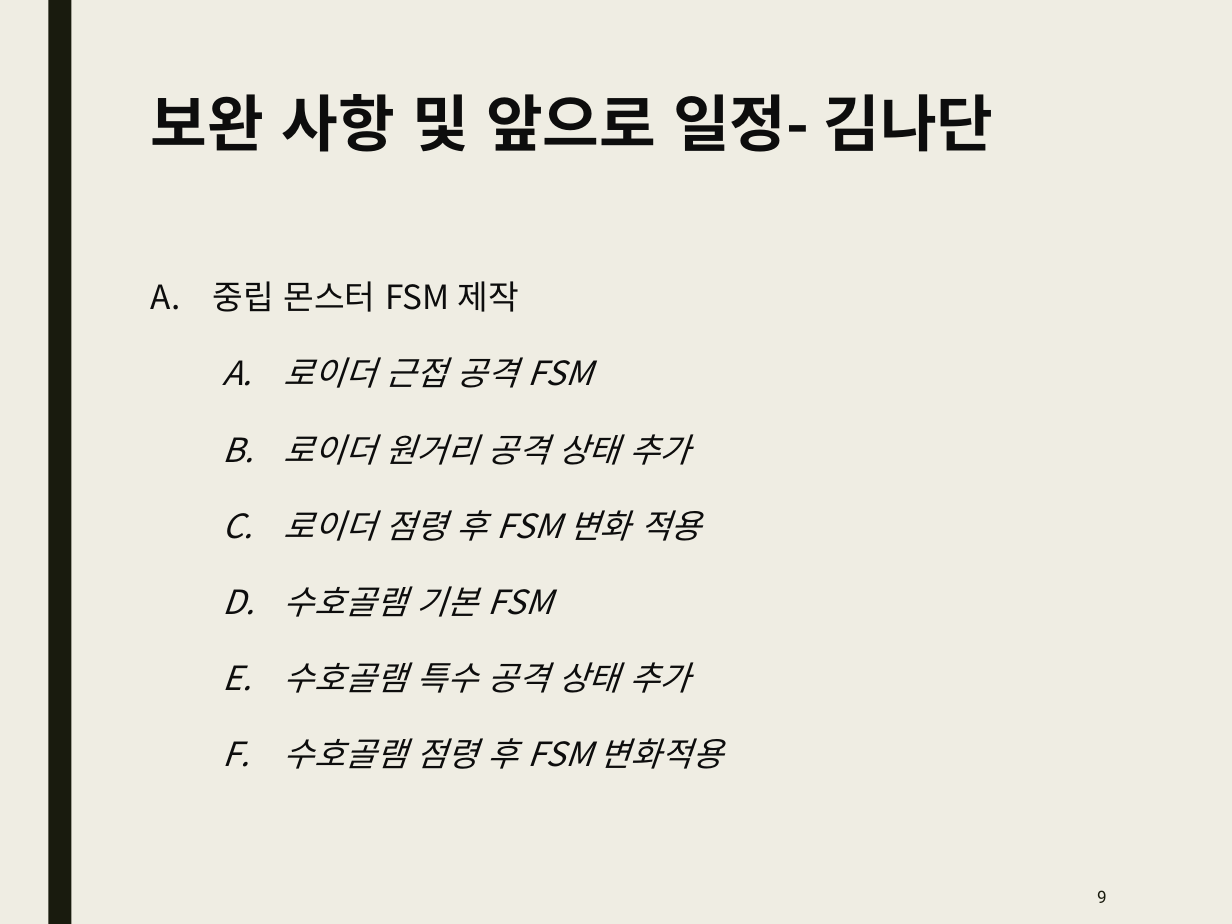
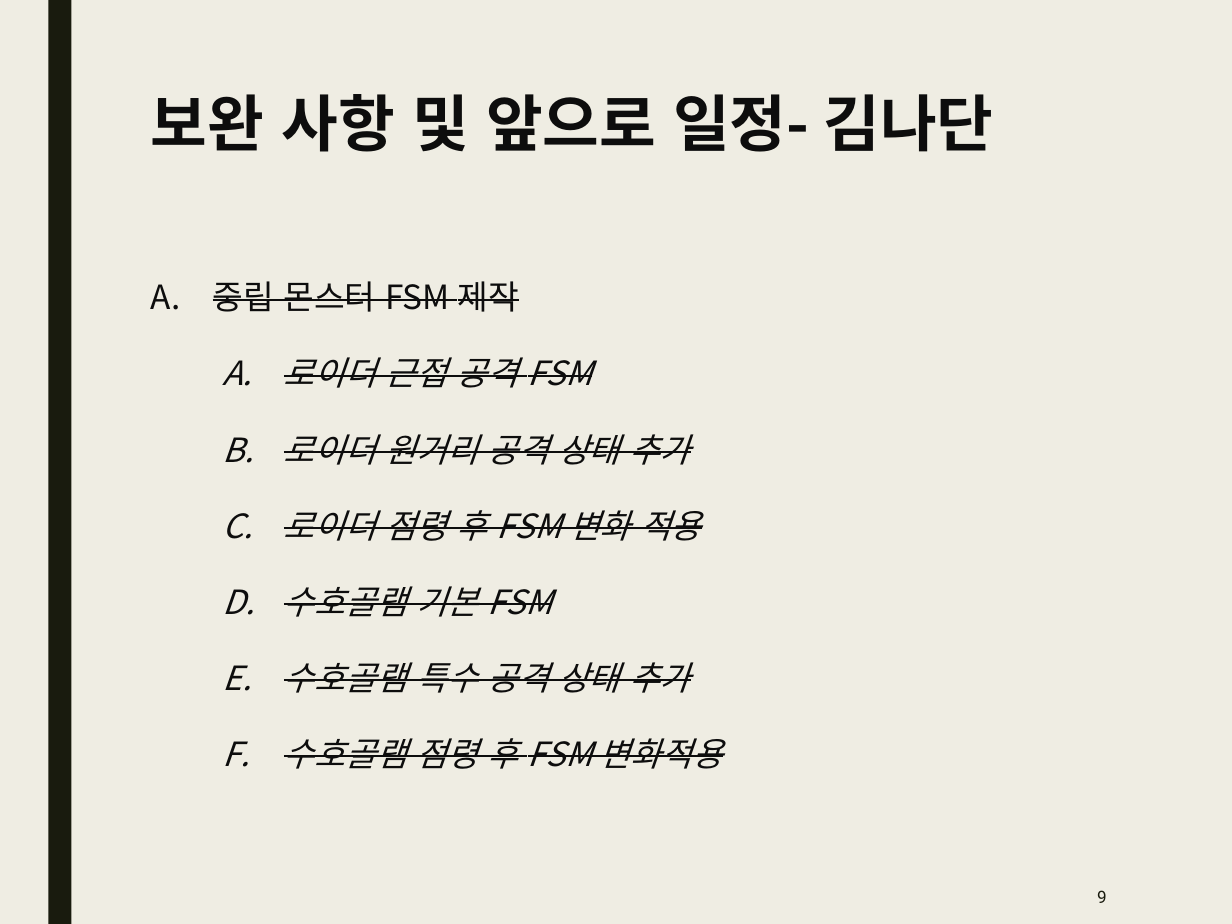
Before and after one commit to Kim2Kang/Documents, a slide deck: slide 9 of 진행사항.pptx. Drawn at 1232x924 pixels with LibreOffice and Linux fonts; fonts in the diff are those of the drawing. Boxes give left, top, right and bottom in pixels: in the first picture for what was removed or moved away, otherwise in the second. Text is boxed around its words. In the diff, an @@ line names an element or a change of style, - is before the commit and + after.

Commit message:
30주차 보고서 업데이트 31주차 보고서 양식 추가

```diff
--- a/진행사항.pptx
+++ b/진행사항.pptx
@@ text "중립 몬스터 FSM 제작" at (213, 281, 723, 769): strikethrough on @@
```
Also in this commit, not shown: 1 other slide changed, 2 other files.
